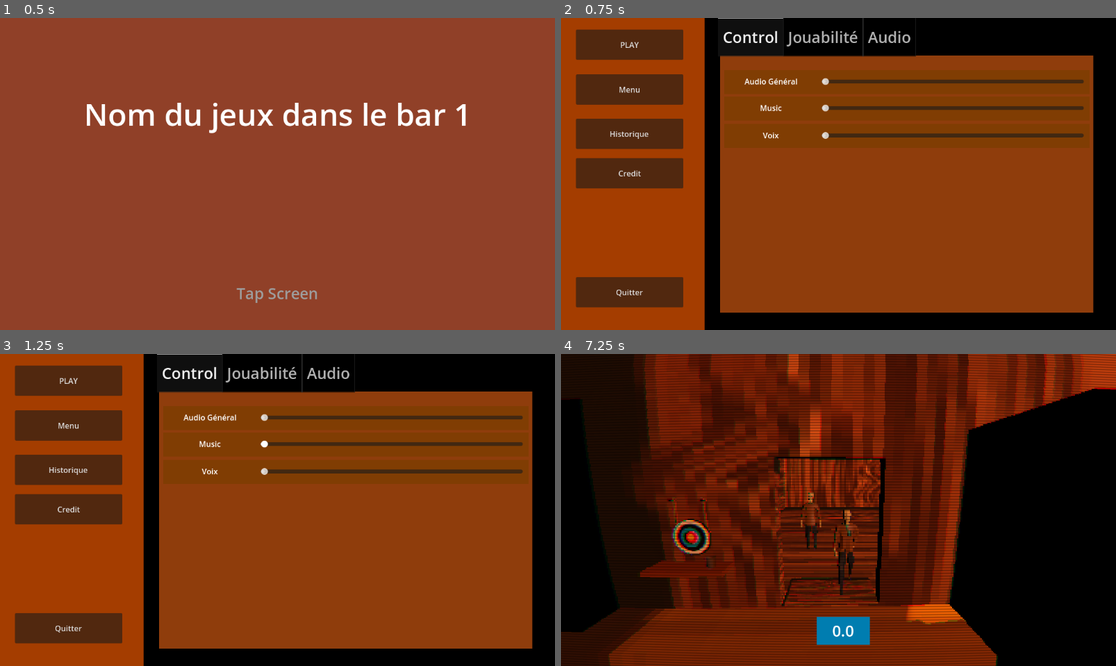
Above: before the commit, frames 1-4 (two rows, left to right).
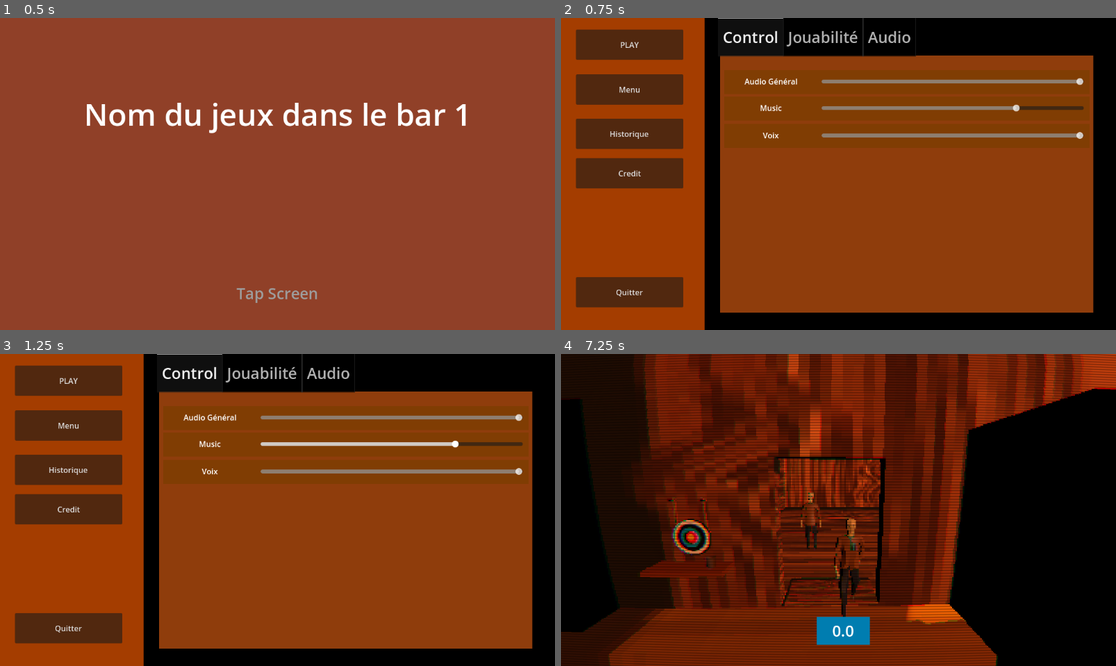
Above: after the commit, the same moments.

Repository: DaadfroGG/gamejam53
Game: Godot game, scene res://start_screen.tscn
Two runs of this game, one before a commit and one after it. Both use one fixed random seed, a clock stepped at 60 frames per second and the inputs below. Sound files missing from this copy of the repository are replaced by a short silence.
Inputs (mouse positions are in pixels of both pictures, inside the frame that each line leads up to):
- Up to frame 1 (0.5 s): no input
- Up to frame 2 (0.75 s): tap Enter (ui_accept) at 0.5 s; drag from (838, 174) to (894, 105) at 0.52 s
- Up to frame 3 (1.25 s): no input
- Up to frame 4 (7.25 s): click "PLAY" at 1.25 s; drag from (727, 525) to (810, 572) at 2.02 s; move the mouse to (894, 441) at 2.77 s; hold Right (right) 2.78-3.5 s; hold E (interact) 2.78-3.5 s; drag from (810, 572) to (672, 463) at 3.52 s; move the mouse to (1005, 556) at 4.27 s; hold Left (left) 4.28-5 s; hold E (interact) 4.28-5 s; tap Enter (ui_accept) at 4.52, 5, 5.75, 6.5 s; drag from (672, 463) to (755, 432) at 5.02 s; move the mouse to (866, 510) at 5.77 s; hold Down (down) 5.78-6.5 s; hold E (interact) 5.78-6.5 s; click (866, 510) at 5.92 s; drag from (755, 432) to (727, 525) at 6.52 s

Frame 1 is identical in both runs. In frame 2, 1.7% of the frame differs, in the area x 47-95%, y 19-39%; in frame 3, 1.7%; in frame 4, 0.7%.

Commit message:
story-ressource

Diff:
--- a/Menu_principal.tscn
+++ b/Menu_principal.tscn
@@ -162,6 +162,7 @@
 offset_top = 16.0
 offset_right = 746.0
 offset_bottom = 32.0
+value = 100.0
 
 [node name="Label" type="Label" parent="ColorRect/params/ControlAudio/AudioGenral"]
 layout_mode = 0
@@ -185,6 +186,7 @@
 offset_top = 16.0
 offset_right = 746.0
 offset_bottom = 32.0
+value = 75.0
 
 [node name="Label" type="Label" parent="ColorRect/params/ControlAudio/Music"]
 layout_mode = 0
@@ -208,6 +210,7 @@
 offset_top = 16.0
 offset_right = 746.0
 offset_bottom = 32.0
+value = 100.0
 
 [node name="Label" type="Label" parent="ColorRect/params/ControlAudio/Voix"]
 layout_mode = 0
--- /dev/null
+++ b/resources/Scene/intro/init_state.tres
@@ -0,0 +1,70 @@
+[gd_resource type="Resource" script_class="Event_scenario" load_steps=15 format=3 uid="uid://cniyew4jqv5wq"]
+
+[ext_resource type="Script" uid="uid://c5i86ps6u0bg2" path="res://resources/event_scenario.gd" id="1_0ee8g"]
+[ext_resource type="Script" uid="uid://c8ihn1phkabfn" path="res://resources/dialogue_line.gd" id="1_m2qtb"]
+[ext_resource type="Script" uid="uid://brlsqk1l3diq1" path="res://resources/event_move.gd" id="2_ldc1m"]
+[ext_resource type="Script" uid="uid://cp2phplb8va3i" path="res://resources/event_anim.gd" id="3_13x1u"]
+[ext_resource type="AudioStream" uid="uid://cwug5oqd72jc6" path="res://Audio/Dialogue/quepuis-je-vous-servire.wav" id="4_ldc1m"]
+[ext_resource type="AudioStream" uid="uid://csxgipuyyf65x" path="res://Audio/Dialogue/barman/vous1.wav" id="5_7e22r"]
+[ext_resource type="AudioStream" uid="uid://b5g36imrbh23g" path="res://Audio/Dialogue/barman/vous-etes-nouveau-ici.wav" id="6_ttrg8"]
+
+[sub_resource type="Resource" id="Resource_7e22r"]
+script = ExtResource("2_ldc1m")
+dest = "door"
+player_interact = Array[ExtResource("1_m2qtb")]([])
+animation = ""
+metadata/_custom_type_script = "uid://brlsqk1l3diq1"
+
+[sub_resource type="Resource" id="Resource_ttrg8"]
+script = ExtResource("3_13x1u")
+anim = "open_door"
+player_interact = Array[ExtResource("1_m2qtb")]([])
+metadata/_custom_type_script = "uid://cp2phplb8va3i"
+
+[sub_resource type="Resource" id="Resource_fm36t"]
+script = ExtResource("2_ldc1m")
+dest = "back_bar"
+player_interact = Array[ExtResource("1_m2qtb")]([])
+animation = ""
+metadata/_custom_type_script = "uid://brlsqk1l3diq1"
+
+[sub_resource type="Resource" id="Resource_m2qtb"]
+script = ExtResource("1_m2qtb")
+qui = "Barman"
+text = "bonjours, que puis-je vous servir"
+audio = ExtResource("4_ldc1m")
+actions_trigger = "speak_barman_on_start"
+response = Array[ExtResource("1_m2qtb")]([])
+action_called = Array[Dictionary]([])
+metadata/_custom_type_script = "uid://c8ihn1phkabfn"
+
+[sub_resource type="Resource" id="Resource_vtgnd"]
+script = ExtResource("1_m2qtb")
+qui = "barman"
+text = "vous..."
+audio = ExtResource("5_7e22r")
+actions_trigger = ""
+response = Array[ExtResource("1_m2qtb")]([])
+action_called = Array[Dictionary]([])
+metadata/_custom_type_script = "uid://c8ihn1phkabfn"
+
+[sub_resource type="Resource" id="Resource_oybey"]
+script = ExtResource("1_m2qtb")
+qui = "barman"
+text = "vous étes nouveau ici, n'es pas?"
+audio = ExtResource("6_ttrg8")
+actions_trigger = ""
+response = Array[ExtResource("1_m2qtb")]([])
+action_called = Array[Dictionary]([])
+metadata/_custom_type_script = "uid://c8ihn1phkabfn"
+
+[sub_resource type="Resource" id="Resource_ijm8y"]
+script = ExtResource("3_13x1u")
+anim = "idle"
+player_interact = Array[ExtResource("1_m2qtb")]([SubResource("Resource_m2qtb"), SubResource("Resource_vtgnd"), SubResource("Resource_oybey")])
+metadata/_custom_type_script = "uid://cp2phplb8va3i"
+
+[resource]
+script = ExtResource("1_0ee8g")
+actions = Array[Resource]([SubResource("Resource_7e22r"), SubResource("Resource_ttrg8"), SubResource("Resource_fm36t"), SubResource("Resource_ijm8y")])
+metadata/_custom_type_script = "uid://c5i86ps6u0bg2"
--- /dev/null
+++ b/resources/event_anim.gd
@@ -0,0 +1,6 @@
+extends EventStep
+class_name EventAnim
+
+@export var audio: AudioStream
+@export var anim: String
+@export var player_interact:Array[dialogue_line]
--- /dev/null
+++ b/resources/event_move.gd
@@ -0,0 +1,6 @@
+extends EventStep
+class_name EventMove
+
+@export var dest: String
+@export var player_interact:Array[dialogue_line]
+@export var animation: String
--- a/resources/event_scenario.gd
+++ b/resources/event_scenario.gd
@@ -1,4 +1,4 @@
 extends Resource
 class_name Event_scenario
 
-@export var actions: Array[Action]
+@export var actions: Array[EventStep]
--- /dev/null
+++ b/resources/waiting_event.gd
@@ -0,0 +1,6 @@
+extends EventStep
+class_name EventWaiting
+
+@export var duree: float
+@export var audio: AudioStream
+@export var player_interact:Array[dialogue_line]
--- a/story/1984/1984_naratif.tscn
+++ b/story/1984/1984_naratif.tscn
@@ -252,7 +252,7 @@
 size = Vector3(9.94931, 4.28308, 7.02539)
 
 [sub_resource type="BoxShape3D" id="BoxShape3D_a4i6k"]
-size = Vector3(4.18469, 6.46973, 11.0967)
+size = Vector3(5.66803, 6.46973, 11.0967)
 
 [sub_resource type="BoxShape3D" id="BoxShape3D_vlra3"]
 size = Vector3(4.29565, 3.47363, 8.92578)
@@ -431,7 +431,7 @@
 shape = SubResource("BoxShape3D_1uwqr")
 
 [node name="Player" parent="SubViewport" instance=ExtResource("3_u6kql")]
-transform = Transform3D(1, 0, 0, 0, 1, 0, 0, 0, 1, -36.5794, 2.18871, 2.62733)
+transform = Transform3D(1, 0, 0, 0, 1, 0, 0, 0, 1, -34.7154, 2.18871, 2.62733)
 
 [node name="cam_base" type="Marker3D" parent="SubViewport"]
 transform = Transform3D(1, 0, 0, 0, 0.707107, 0.707107, 0, -0.707107, 0.707107, -13.0007, 286.58, 280.967)
@@ -1209,7 +1209,7 @@
 transform = Transform3D(1, 0, 0, 0, 1, 0, 0, 0, 1, -28.2965, 1.3958, 2.72804)
 
 [node name="CollisionShape3D2" type="CollisionShape3D" parent="player_cadreur/EnterArea"]
-transform = Transform3D(1, 0, 0, 0, 1, 0, 0, 0, 1, -6.92956, 1.44482, 1.47249)
+transform = Transform3D(1, 0, 0, 0, 1, 0, 0, 0, 1, -6.18789, 1.44482, 1.47249)
 shape = SubResource("BoxShape3D_a4i6k")
 
 [node name="BarDoor" type="Area3D" parent="player_cadreur"]
Not shown, added: resources/event_anim.gd.uid
Not shown, added: resources/event_move.gd.uid
Not shown, added: resources/waiting_event.gd.uid
